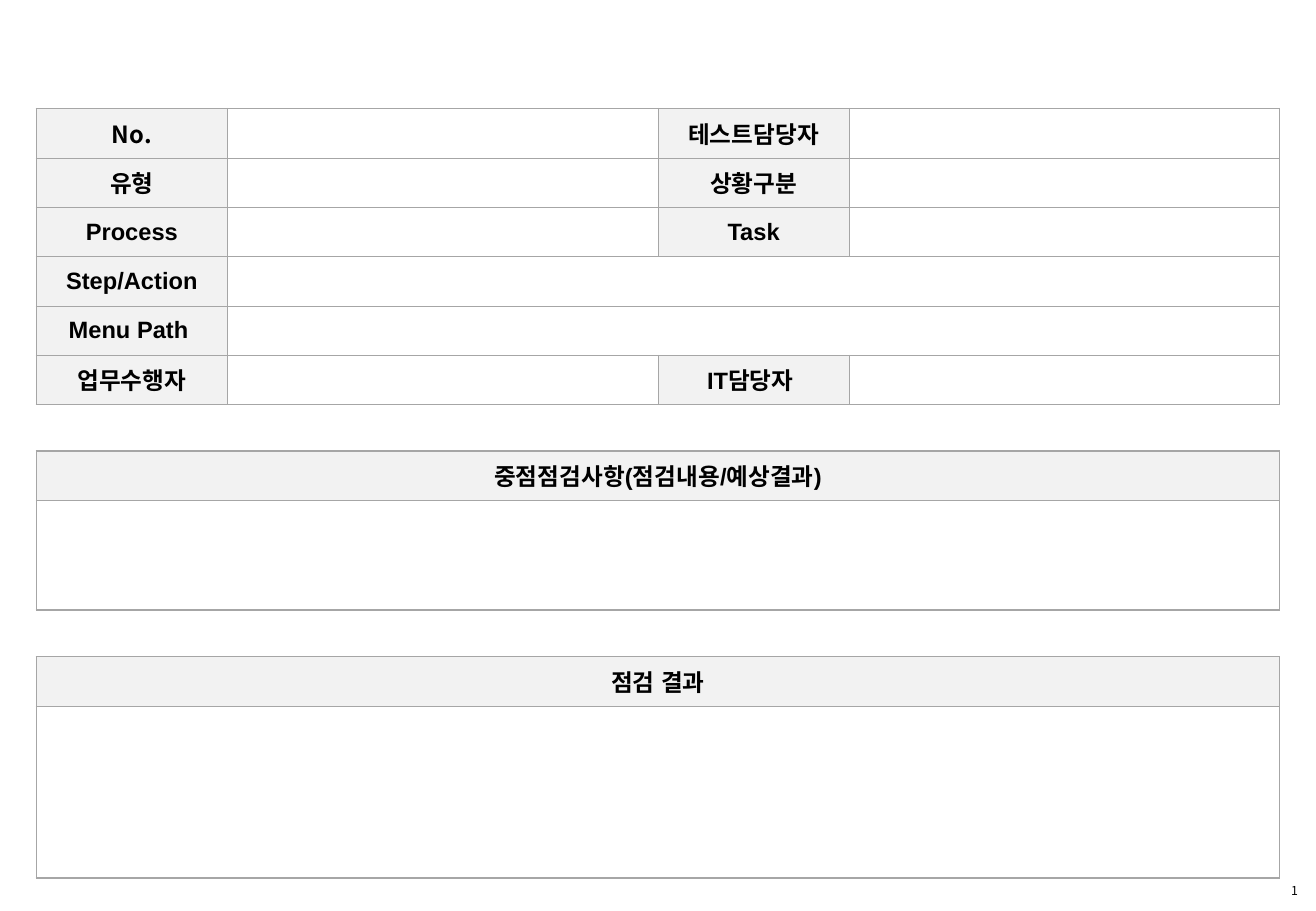
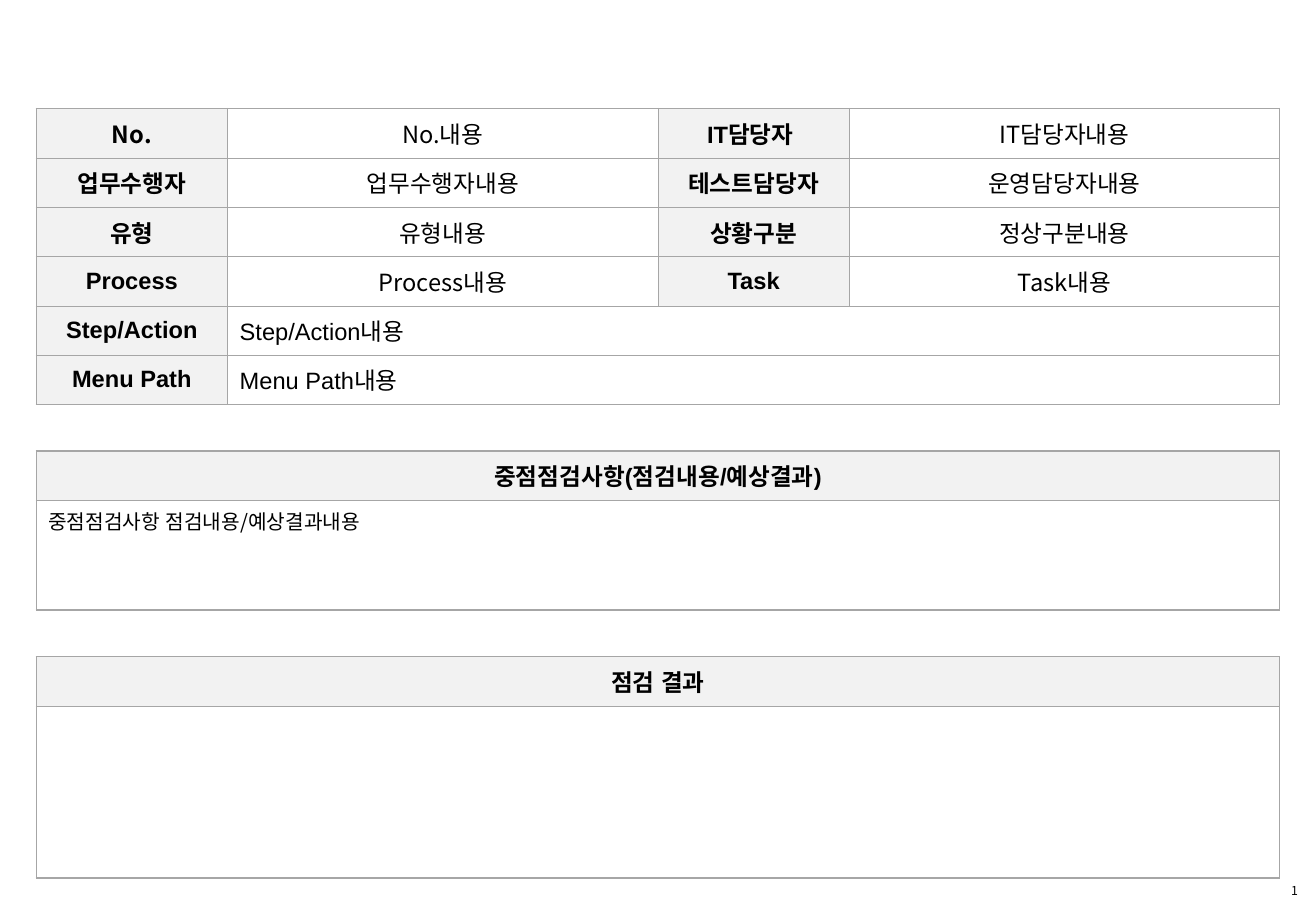
Before and after one commit to hrdkdh/python, a slide deck: slide 2 of makePPT/master.pptx. Drawn at 1316x911 pixels with LibreOffice and Linux fonts; fonts in the diff are those of the drawing; background and template pictures are left out. Boxes give left, top, right and bottom in pixels: in the first picture for what was removed or moved away, otherwise in the second. Text is boxed around its words. In the diff, an @@ line names an element or a change of style, - is before the commit and + after.

```diff
--- a/makePPT/master.pptx
+++ b/makePPT/master.pptx
@@ table at (36,108,1278,865) @@
-row 1: No. |  | 테스트담당자 | 
+row 1: No. | No.내용 | IT담당자 | IT담당자내용
-row 2: 유형 |  | 상황구분 | 
+row 2: 업무수행자 | 업무수행자내용 | 테스트담당자 | 운영담당자내용
-row 3: Process |  | Task | 
+row 3: 유형 | 유형내용 | 상황구분 | 정상구분내용
-row 4: Step/Action |  |  | 
+row 4: Process | Process내용 | Task | Task내용
-row 5, column 1: Menu Path
+row 5, column 1: Step/Action
-row 5, column 2: 
+row 5, column 2: Step/Action내용
-row 6: 업무수행자 |  | IT담당자 | 
+row 6: Menu Path | Menu Path내용 |  | 
-row 9, column 1: 
+row 9, column 1: 중점점검사항 점검내용/예상결과내용
@@ borders changed @@
```
